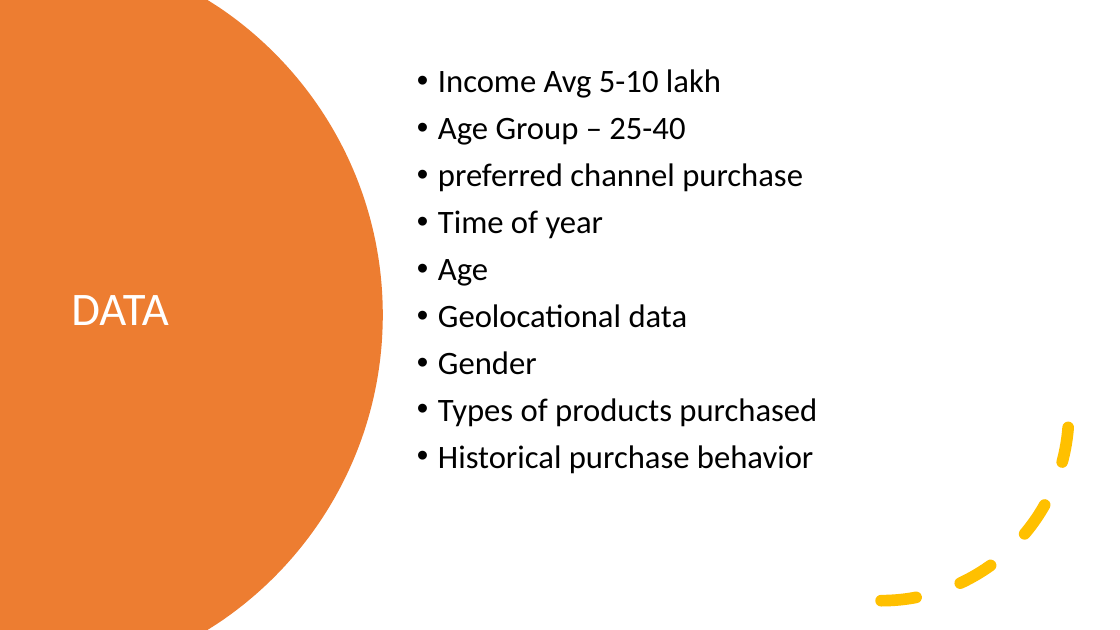
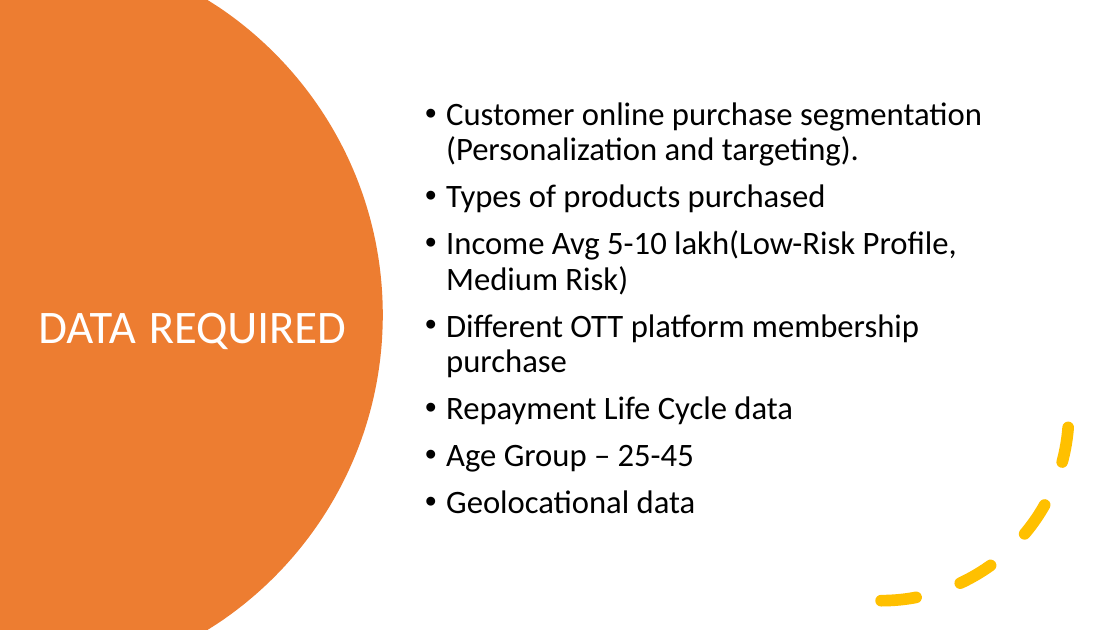
Before and after one commit to Ruthwik14/Case-Study, a slide deck: slide 3 of Monsoon Bonanza Offer.pptx. Drawn at 1120x630 pixels with LibreOffice and Linux fonts; fonts in the diff are those of the drawing. Boxes give left, top, right and bottom in pixels: in the first picture for what was removed or moved away, otherwise in the second. Text is boxed around its words. In the diff, an @@ line names an element or a change of style, - is before the commit and + after.

```diff
--- a/Monsoon Bonanza Offer.pptx
+++ b/Monsoon Bonanza Offer.pptx
@@ text "Customer online purchase segmentation (Personalization ...": place and size @@
-text "Customer online purchase segmentation (Personalization ..." at [438, 69, 817, 474]
+text "Customer online purchase segmentation (Personalization ..." at [446, 102, 982, 514]
@@ text at [446, 102, 982, 472]: text changed @@
-• Income Avg 5-10 lakh
-• Age Group – 25-40
-• preferred channel purchase
-• Time of year
-• Age
+• Customer online purchase segmentation (Personalization and targeting).
+• Types of products purchased
+• Income Avg 5-10 lakh(Low-Risk Profile, Medium Risk)
+• Different OTT platform membership purchase
+• Repayment Life Cycle data
+• Age Group – 25-45
@@ title at [38, 312, 346, 349]: text changed @@
-DATA
+DATA REQUIRED
@@ text at [438, 351, 817, 474]: paragraphs removed @@
-• Gender
-• Types of products purchased
-• Historical purchase behavior
```
Also in this commit, not shown: 4 other slides changed, 1 slide added.
